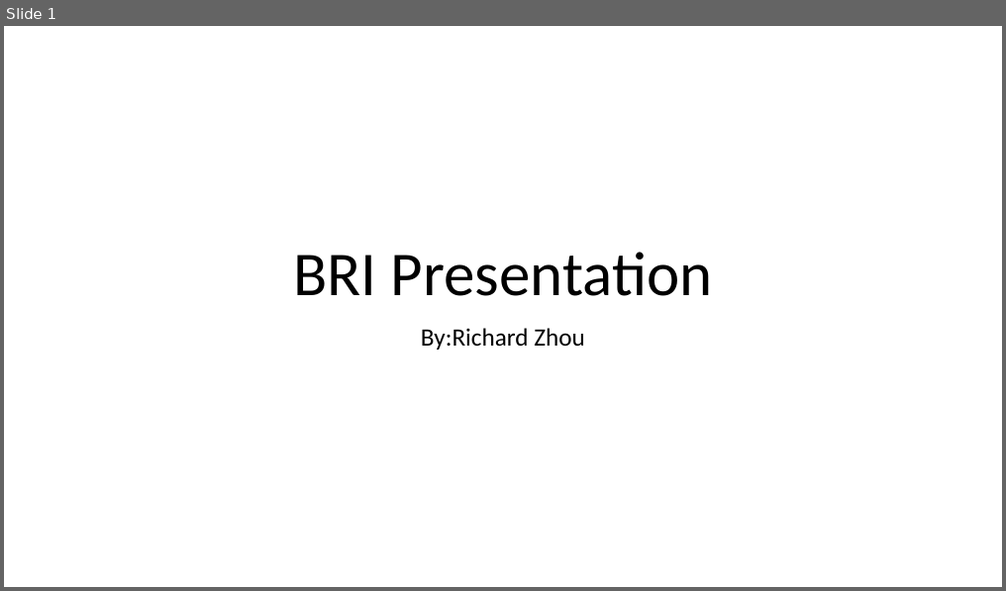
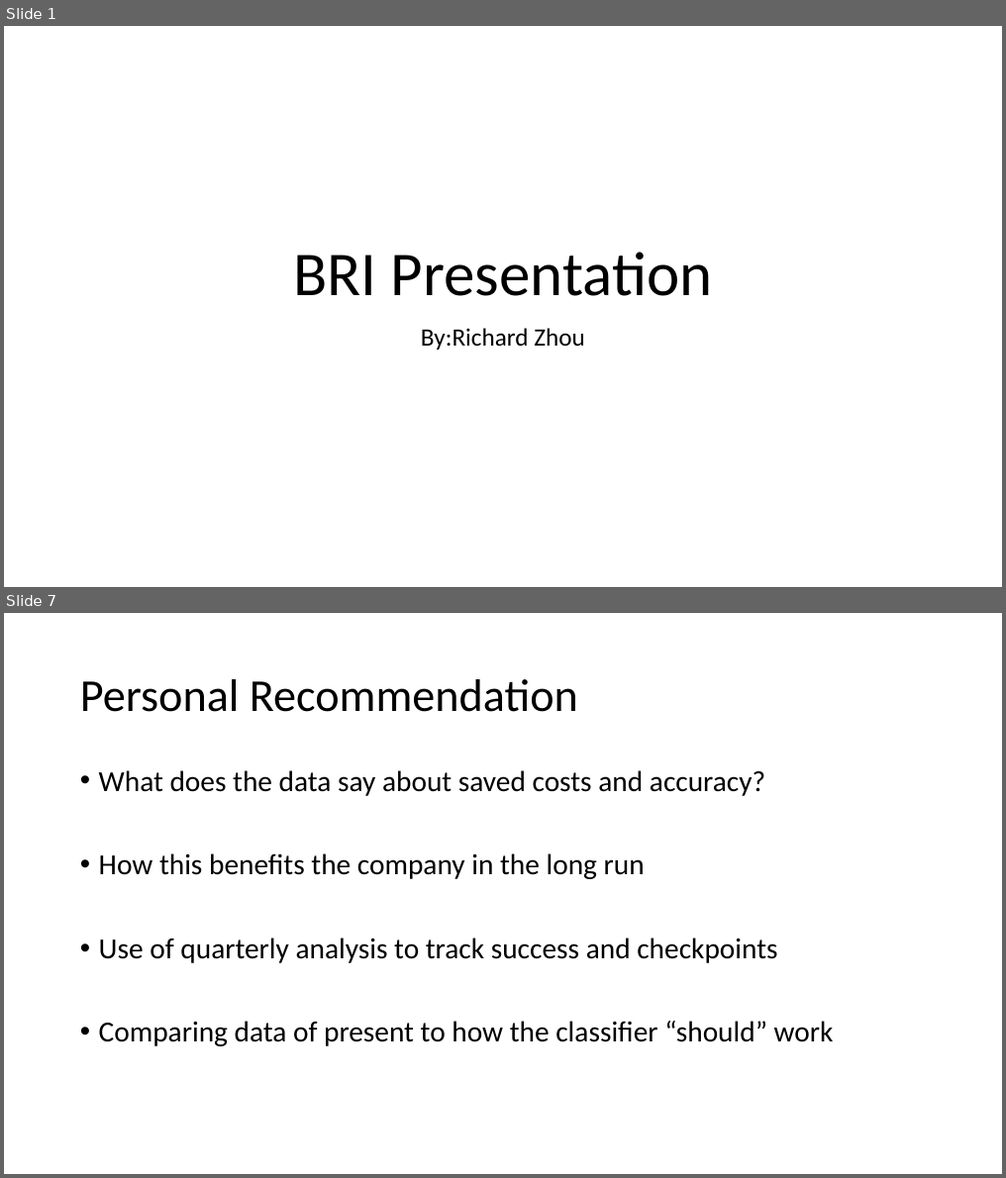
Before and after one commit to zhourichard19/CSE5243, a slide deck: Homework3/Homework3.pptx. Shown one above the other, each under a label of ours: slide 1 before the commit, slides 1 and 7 after it; the slides between them are not shown. The pictures are 1006x591 and 1006x1178 pixels, drawn with LibreOffice and Linux fonts; fonts in the diff are those of the drawing. Boxes give left, top, right and bottom in pixels: in the first picture for what was removed or moved away, otherwise in the second. Text is boxed around its words. In the diff, an @@ line names an element or a change of style, - is before the commit and + after.

```diff
--- a/Homework3/Homework3.pptx
+++ b/Homework3/Homework3.pptx
@@ slide 7 added at (4, 613, 1002, 1174), background #FFFFFF @@
@@ title added at (80, 679, 578, 712), 44 pt, text #000000 @@
+Personal Recommendation
@@ text added at (99, 770, 834, 1047), 28 pt, text #000000 @@
+• What does the data say about saved costs and accuracy?
+• How this benefits the company in the long run
+• Use of quarterly analysis to track success and checkpoints
+• Comparing data of present to how the classifier “should” work
```
Also in this commit, not shown: 4 slides changed, 8 other slides added, 5 slides removed.
